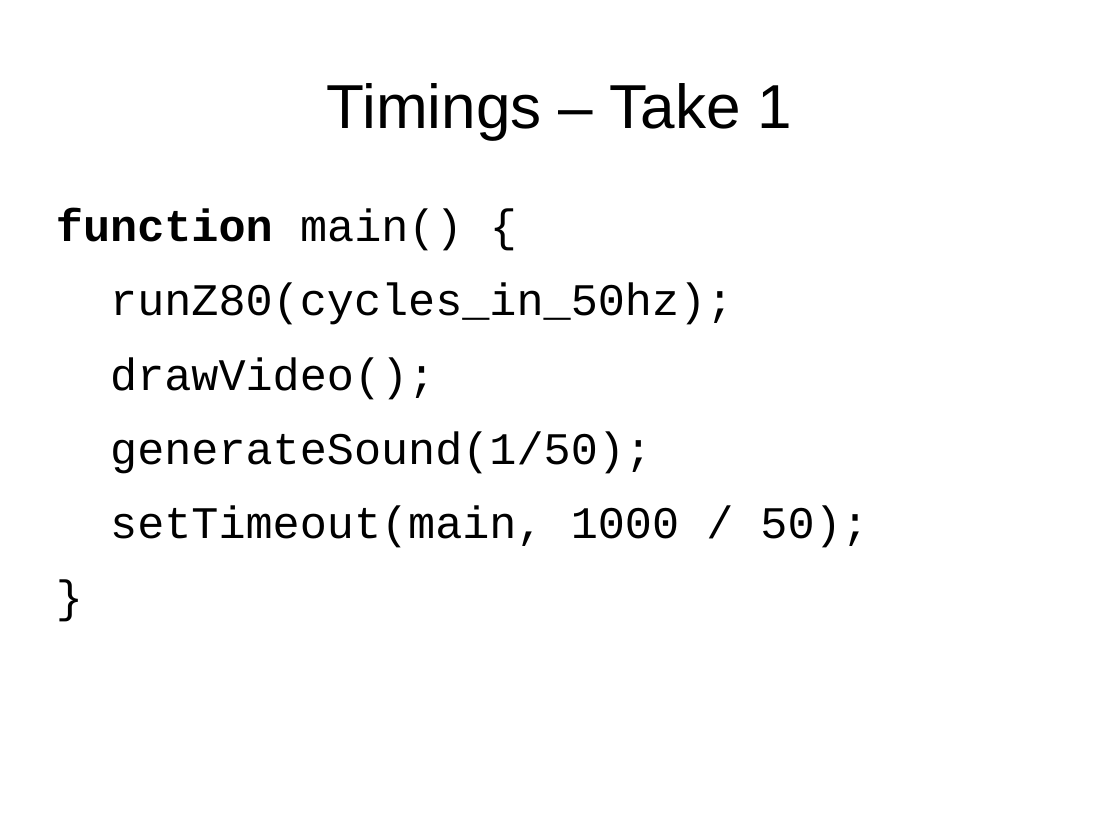
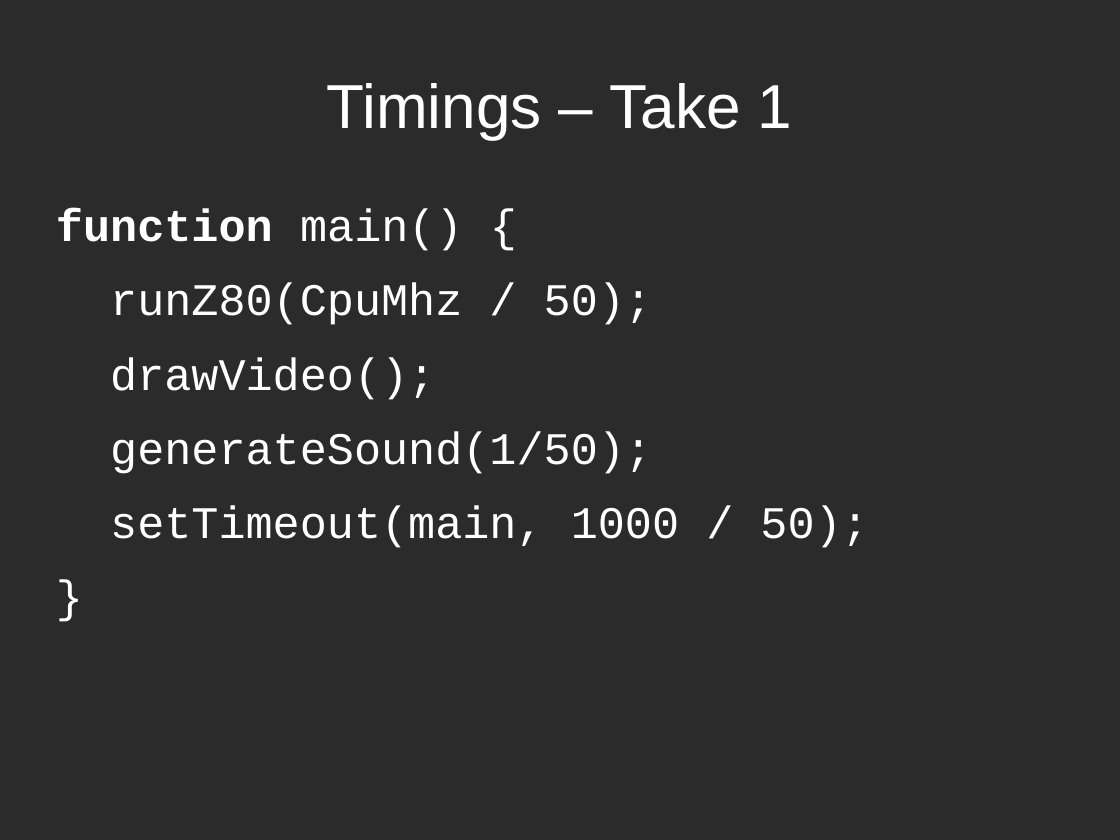
Before and after one commit to mattgodbolt/miracle-sms-emulator, a slide deck: slide 30 of emulating.odp (slide 32 before the commit). Drawn at 1120x840 pixels with LibreOffice and Linux fonts; fonts in the diff are those of the drawing; background and template pictures are left out; a plain dark background stands for a picture behind light text. Boxes give left, top, right and bottom in pixels: in the first picture for what was removed or moved away, otherwise in the second. Text is boxed around its words. In the diff, an @@ line names an element or a change of style, - is before the commit and + after.

```diff
--- a/emulating.odp
+++ b/emulating.odp
@@ background #FFFFFF to picture (left out) @@
@@ title "Timings – Take 1" at (327,83,793,139): text colour #000000 to #FFFFFF @@
@@ text at (56,209,868,548): text colour #000000 to #FFFFFF in "function main() {", "drawVideo();", "generateSound(1/50);", "setTimeout(main, 1000 / 50);" and 1 more places @@
@@ text at (110,283,652,325): text changed; text colour #000000 to #FFFFFF @@
-runZ80(cycles_in_50hz);
+runZ80(CpuMhz / 50);
```
Also in this commit, not shown: 35 other slides changed, 2 slides removed, 2 other files.
